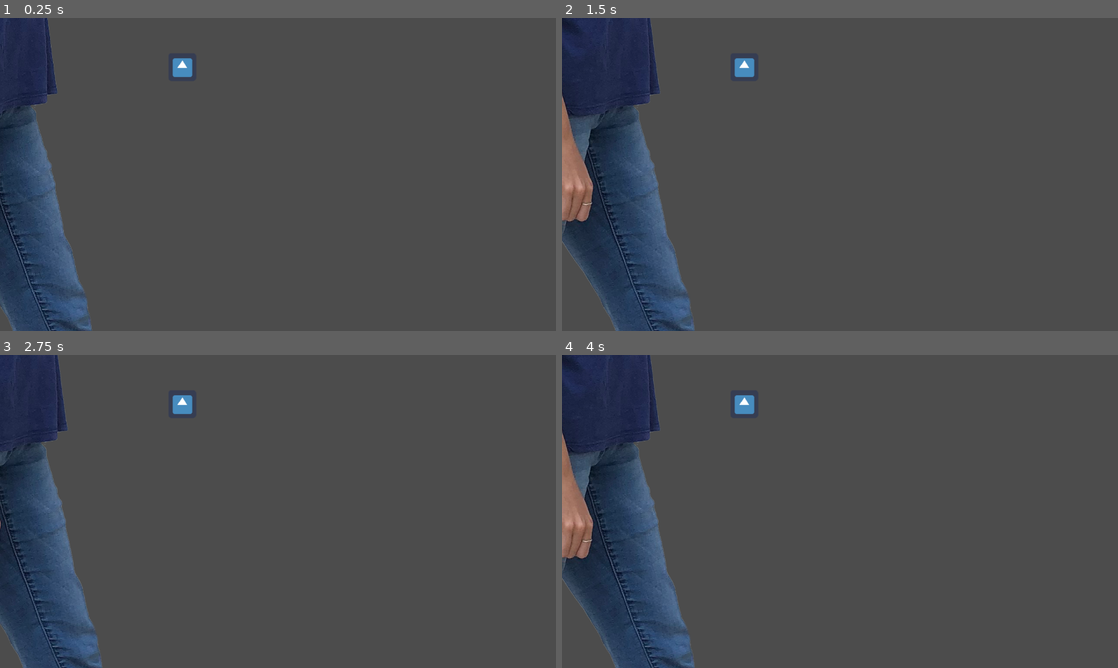
Above: before the commit, frames 1-4 (two rows, left to right).
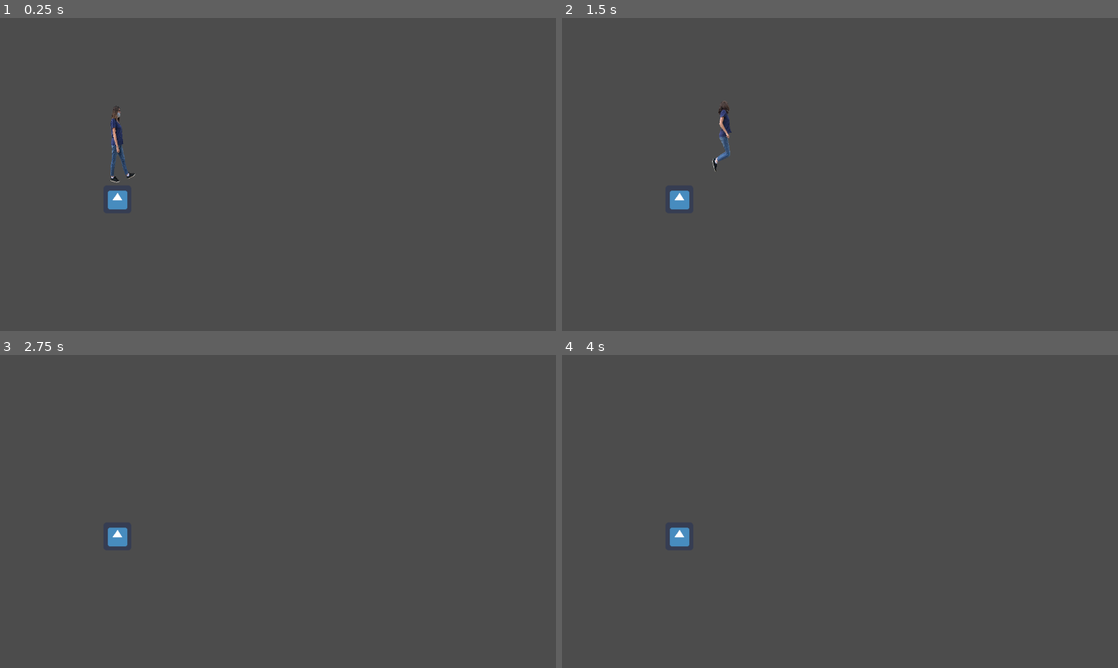
Above: after the commit, the same moments.

Repository: KGP-67/AR218_Petzold
Game: Godot game, scene res://Scenes/Level one.tscn
Same seed, same stepped clock (60 frames per second), same inputs: the game is played once before the commit and once after it. The project has no main scene, so this scene is started directly. The engine's default icon, where the game draws it, is replaced by a stand-in: a white triangle on a blue panel in a dark square.
Inputs:
- Up to frame 1 (0.25 s): no input
- Up to frame 2 (1.5 s): tap Enter at 0.5 s; hold Right (right) from 0.53 s (still down); tap Space (jump) at 0.6, 0.77, 1.07, 1.35 s
- Up to frame 3 (2.75 s): tap Space (jump) at 1.52, 1.82, 2.1 s; release Right (right) at 2.03 s; hold Left (left) from 2.03 s (still down)
- Up to frame 4 (4 s): release Left (left) at 2.78 s; hold Right (right) from 2.78 s (still down); tap Space (jump) at 2.85, 3.02, 3.32, 3.6, 3.77 s

The runs differ from the first frame. In frame 1, 11% of the frame differs, in the area x 0-35%, y 0-100%; in frame 2, 17%; in frame 3, 13%; in frame 4, 17%.

Commit message:
Late saves

Diff:
--- a/PlatformerGodot/Scenes/Level one.tscn
+++ b/PlatformerGodot/Scenes/Level one.tscn
@@ -5,7 +5,8 @@
 
 [node name="Level one" type="Node2D"]
 
-[node name="Player" parent="." instance=ExtResource( 1 )]
+[node name="AnimatedSprite" parent="." instance=ExtResource( 1 )]
+position = Vector2( 271.978, 272.957 )
 
 [node name="Platform one" parent="." instance=ExtResource( 2 )]
-position = Vector2( 419.554, 112.763 )
+position = Vector2( 270.25, 417.273 )
--- a/PlatformerGodot/Scenes/Player.gd
+++ b/PlatformerGodot/Scenes/Player.gd
@@ -1,13 +1,33 @@
 extends KinematicBody2D
 
+const GRAVITY = 35
 var velocity = Vector2(0,0)
+export var speed = 100
+export var jump =-900
 
 func _physics_process(delta):
 	if Input.is_action_pressed("right"):
-		velocity.x = 100
+		velocity.x = speed
+		$AnimatedSprite.play("walk")
+		$AnimatedSprite.flip_h = false
+
 	elif Input.is_action_pressed("left"):
-		velocity.x = -100
+		velocity.x = -speed
+		$AnimatedSprite.play("walk")
+		$AnimatedSprite.flip_h = true
+	else: velocity.x= 0
+	$AnimatedSprite.play("idle")
 
-	else: velocity.x= 0
+	if Input.is_action_just_pressed ("jump") and is_on_floor():
+		velocity.y += jump
 
-	move_and_slide(velocity)
+
+	if not is_on_floor():
+		$AnimatedSprite.play("air")
+		#get_node(AnimatedSprite)
+		velocity.y += GRAVITY
+
+	print(velocity)
+	velocity =move_and_slide(velocity, Vector2.UP)
+
+	velocity.x = lerp(velocity.x, 0, 0.1)
--- a/PlatformerGodot/Scenes/Player.tscn
+++ b/PlatformerGodot/Scenes/Player.tscn
@@ -39,16 +39,18 @@
 } ]
 
 [sub_resource type="CapsuleShape2D" id=2]
-radius = 353.412
-height = 2020.52
+radius = 26.0276
+height = 129.427
 
 [node name="Player" type="KinematicBody2D"]
 script = ExtResource( 9 )
 
 [node name="AnimatedSprite" type="AnimatedSprite" parent="."]
+position = Vector2( 4.39476, 2.63541 )
+scale = Vector2( 0.0553203, 0.0687654 )
 frames = SubResource( 1 )
 animation = "idle"
 
 [node name="CollisionShape2D" type="CollisionShape2D" parent="."]
-position = Vector2( -59.9321, 233.736 )
+position = Vector2( -0.0276489, 18.741 )
 shape = SubResource( 2 )
